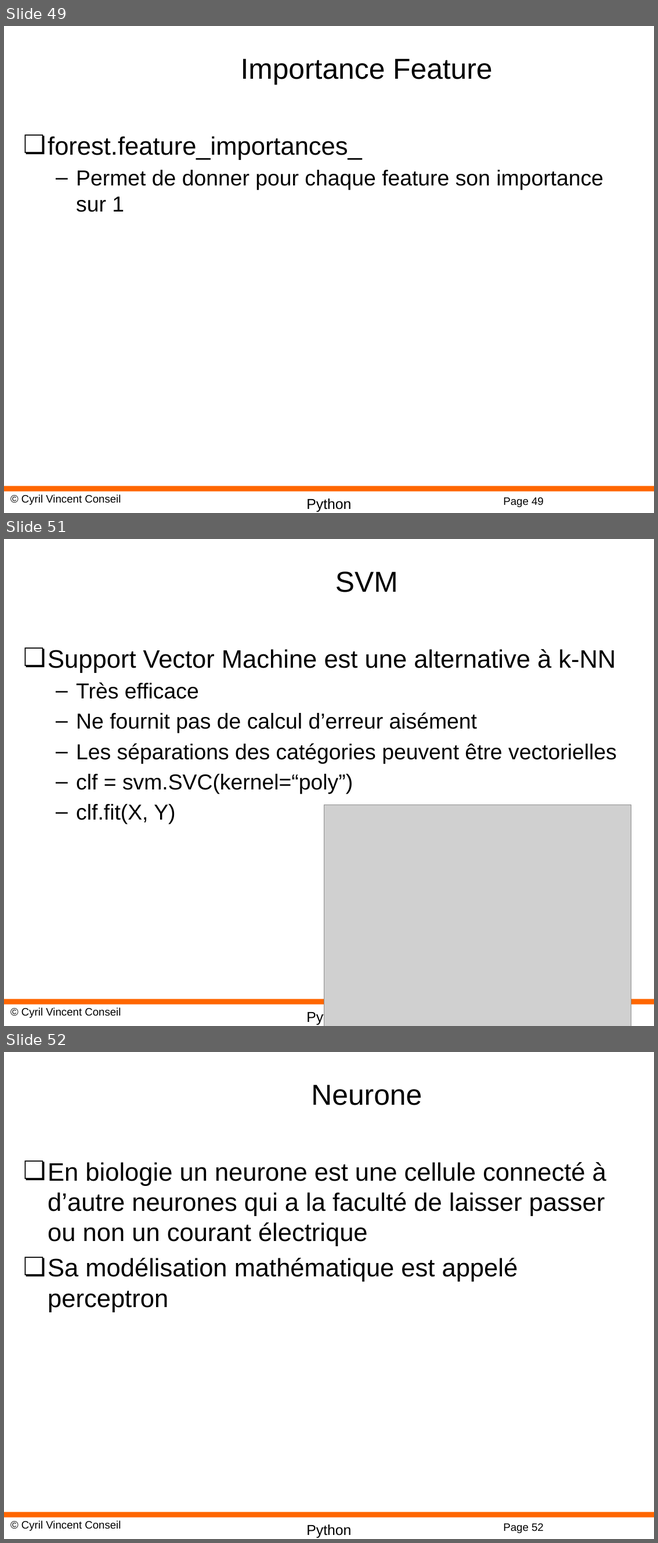
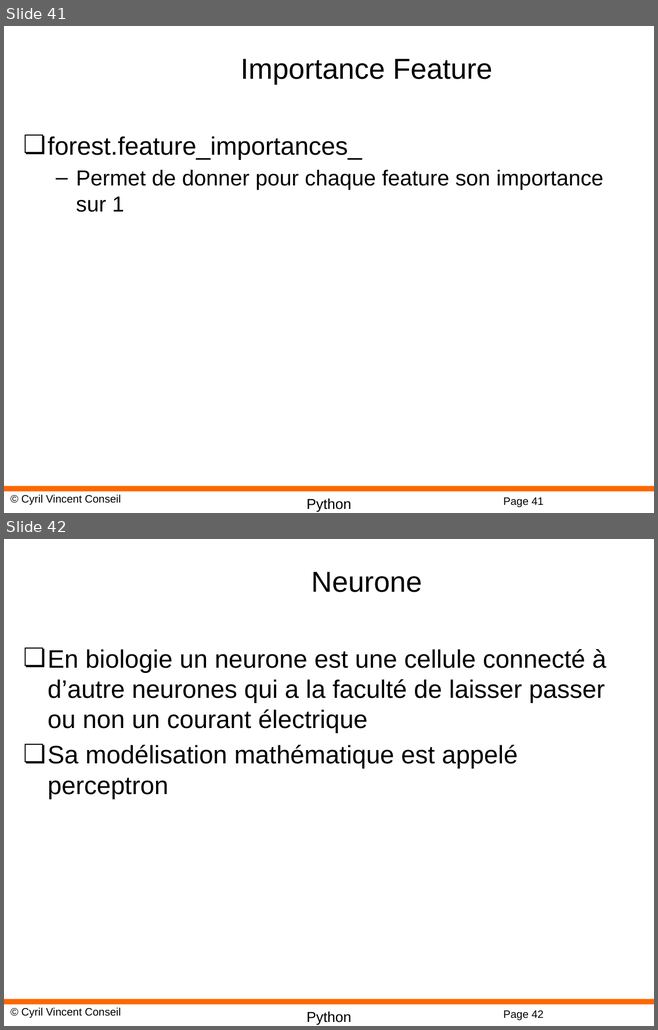
Before and after one commit to cyrilvincent/math, a slide deck: ppt/PythonMath12-ScikitLearn.pptx. Shown one above the other, each under a label of ours: slides 49, 51 and 52 before the commit, slides 41 and 42 after it; the slides between them are not shown. The pictures are 658x1543 and 658x1030 pixels, drawn with LibreOffice and Linux fonts; fonts in the diff are those of the drawing; grey boxes stand for pictures; background and template pictures are left out. Boxes give left, top, right and bottom in pixels: in the first picture for what was removed or moved away, otherwise in the second. Text is boxed around its words. In the diff, an @@ line names an element or a change of style, - is before the commit and + after.

```diff
--- a/ppt/PythonMath12-ScikitLearn.pptx
+++ b/ppt/PythonMath12-ScikitLearn.pptx
@@ slide 51 removed at <box>4,539,654,1026</box>, background #FFFFFF; not listed: 3 template elements that a slide beside it also shows @@
@@ title removed at <box>335,571,398,592</box> @@
-SVM
@@ text removed at <box>48,649,616,824</box> @@
-❏ Support Vector Machine est une alternative à k-NN
-  – Très efficace
-  – Ne fournit pas de calcul d’erreur aisément
-  – Les séparations des catégories peuvent être vectorielles
-  – clf = svm.SVC(kernel=“poly”)
-  – clf.fit(X, Y)
@@ picture removed at <box>324,805,630,1026</box> @@
@@ what was slide 49 is now slide 41 @@
@@ page number at <box>503,498,543,507</box>: text changed @@
-Page 49
+Page 41
@@ what was slide 52 is now slide 42 @@
@@ page number at <box>503,1011,543,1020</box>: text changed @@
-Page 52
+Page 42
```
Also in this commit, not shown: 12 other slides removed, 5 other files.
